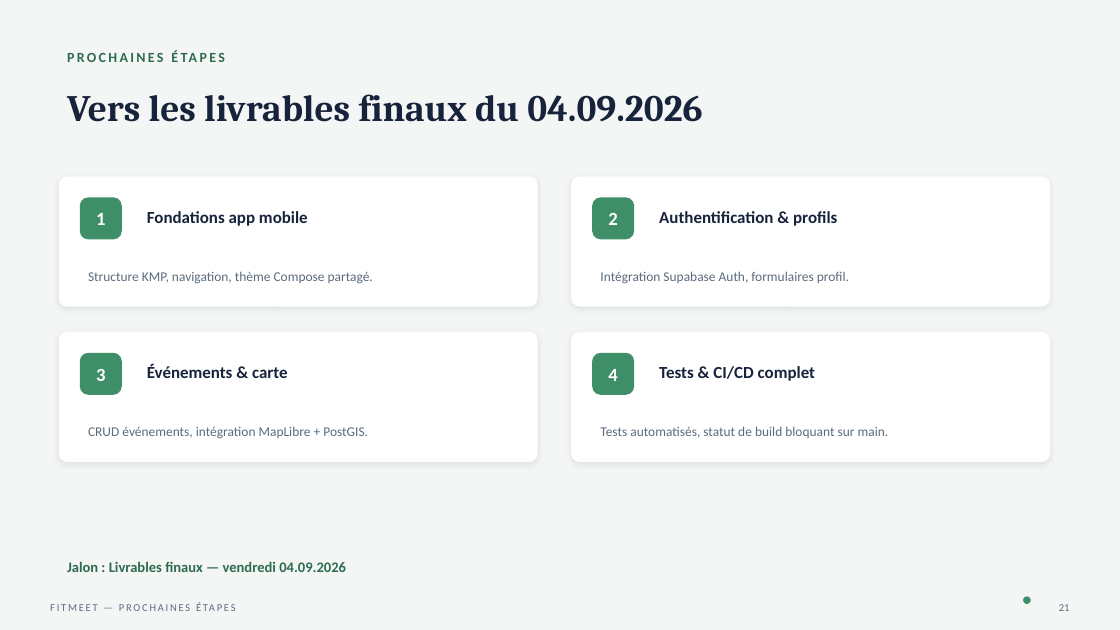
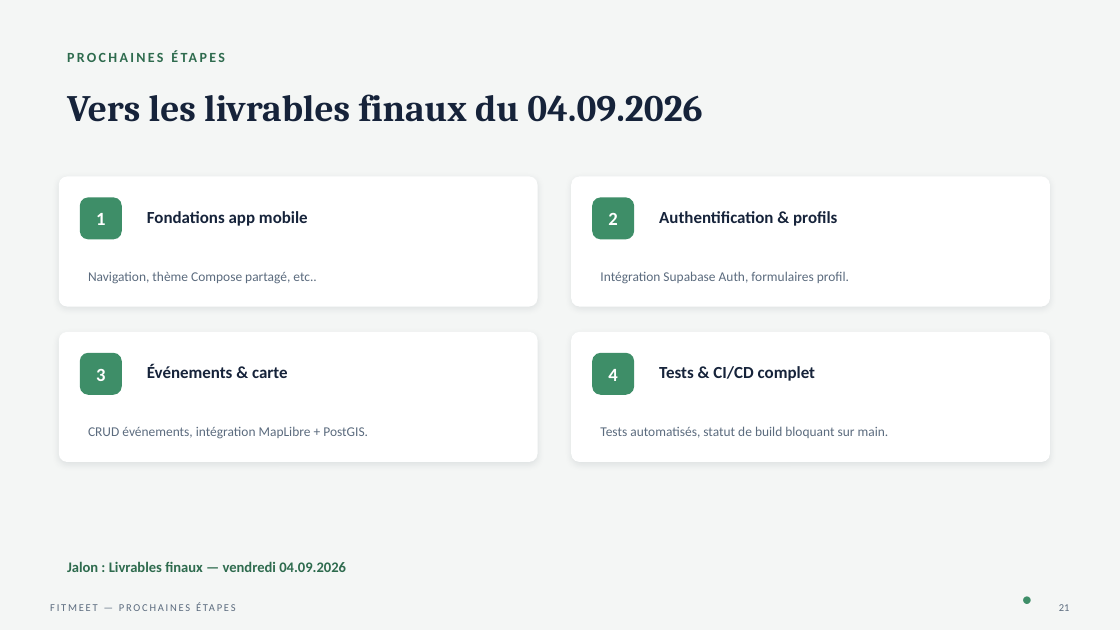
Before and after one commit to mircoprofico/FitMeet, a slide deck: slide 18 of presentation_w1/FitMeet_Presentation.pptx (slide 21 before the commit). Drawn at 1120x630 pixels with LibreOffice and Linux fonts; fonts in the diff are those of the drawing. Boxes give left, top, right and bottom in pixels: in the first picture for what was removed or moved away, otherwise in the second. Text is boxed around its words. In the diff, an @@ line names an element or a change of style, - is before the commit and + after.

```diff
--- a/presentation_w1/FitMeet_Presentation.pptx
+++ b/presentation_w1/FitMeet_Presentation.pptx
@@ text at (88, 271, 316, 284): text changed @@
-Structure KMP, navigation, thème Compose partagé.
+Navigation, thème Compose partagé, etc..
```
Also in this commit, not shown: 9 other slides changed, 3 slides added, 6 slides removed, 4 other files.
